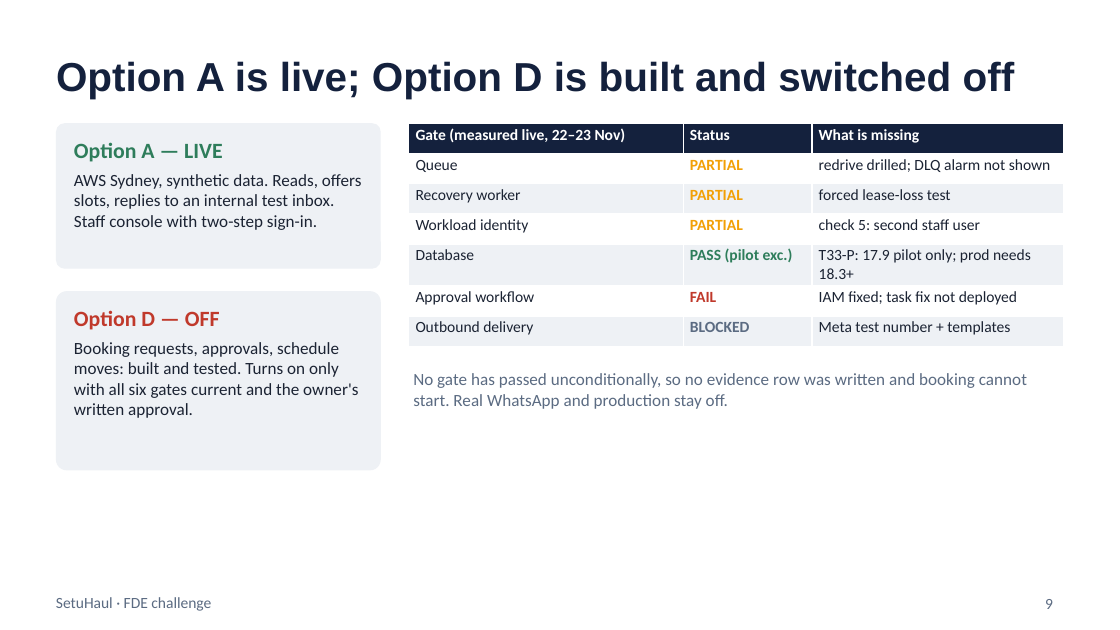
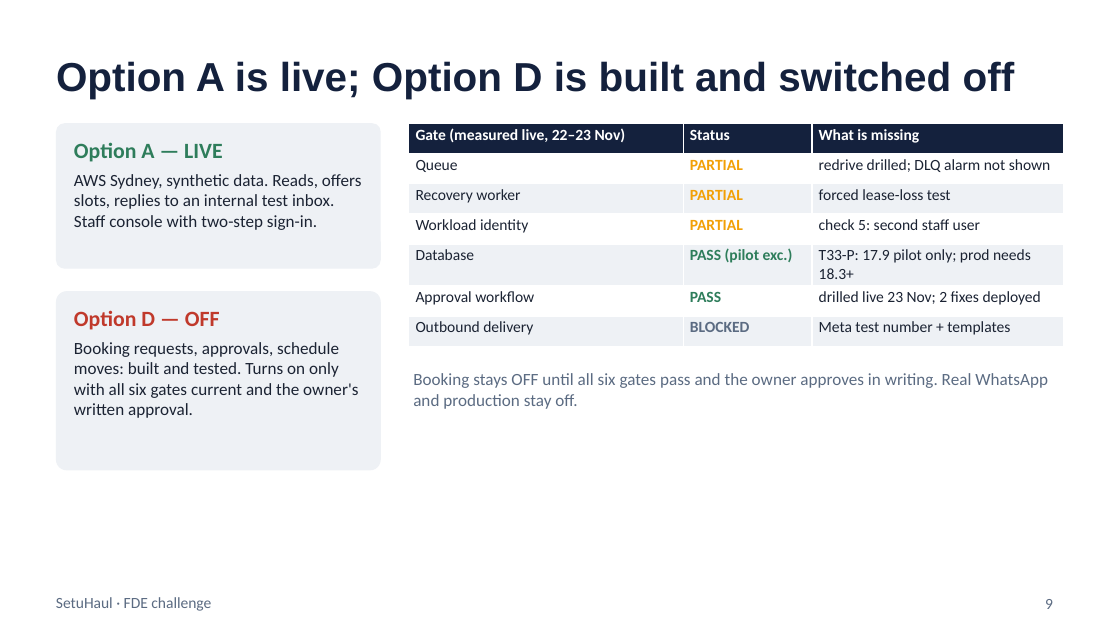
Before and after one commit to amolam/setuhaul-logistics, a slide deck: slide 9 of presentation/SetuHaul_readout.pptx. Drawn at 1120x630 pixels with LibreOffice and Linux fonts; fonts in the diff are those of the drawing. Boxes give left, top, right and bottom in pixels: in the first picture for what was removed or moved away, otherwise in the second. Text is boxed around its words. In the diff, an @@ line names an element or a change of style, - is before the commit and + after.

```diff
--- a/presentation/SetuHaul_readout.pptx
+++ b/presentation/SetuHaul_readout.pptx
@@ table at [409, 123, 1064, 339] @@
-row 6, column 2: FAIL
+row 6, column 2: PASS
-row 6, column 3: IAM fixed; task fix not deployed
+row 6, column 3: drilled live 23 Nov; 2 fixes deployed
@@ text at [413, 373, 1048, 409]: text changed @@
-No gate has passed unconditionally, so no evidence row was written and booking cannot start. Real WhatsApp and production stay off.
+Booking stays OFF until all six gates pass and the owner approves in writing. Real WhatsApp and production stay off.
```
Also in this commit, not shown: 14 other files.
